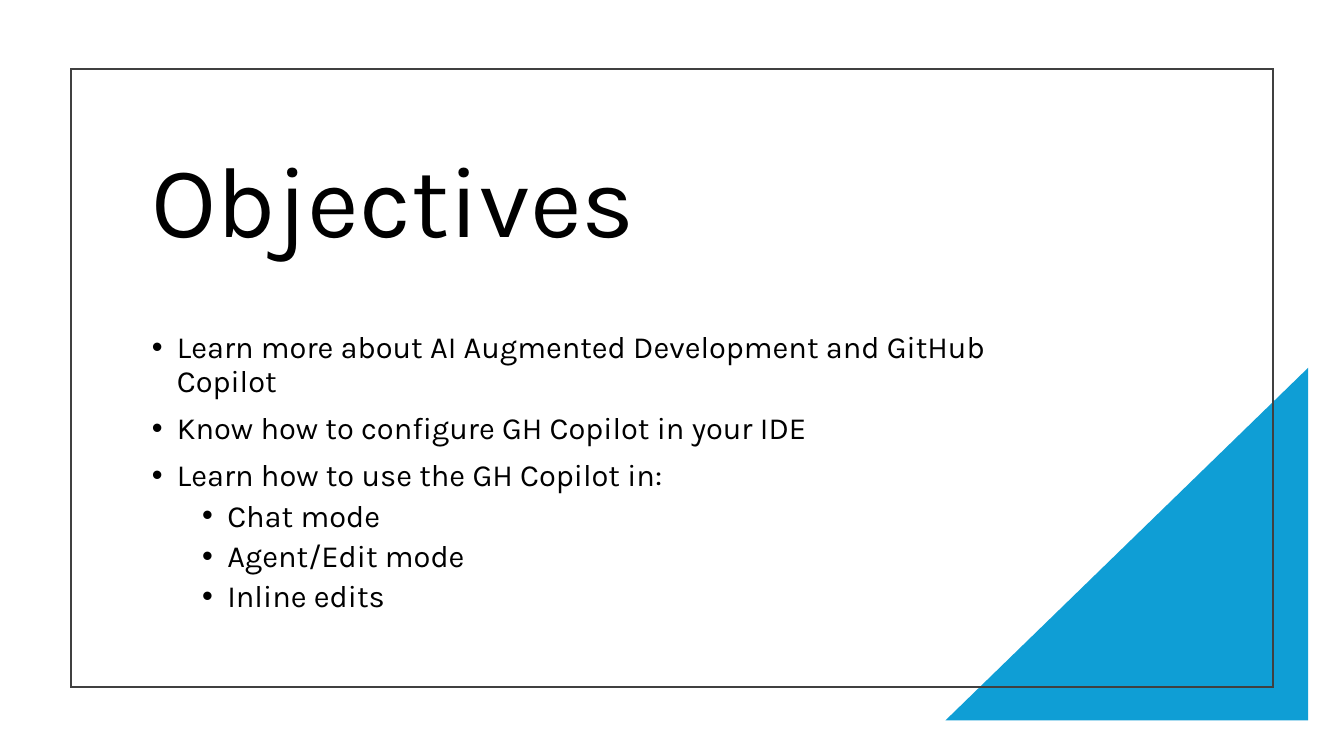
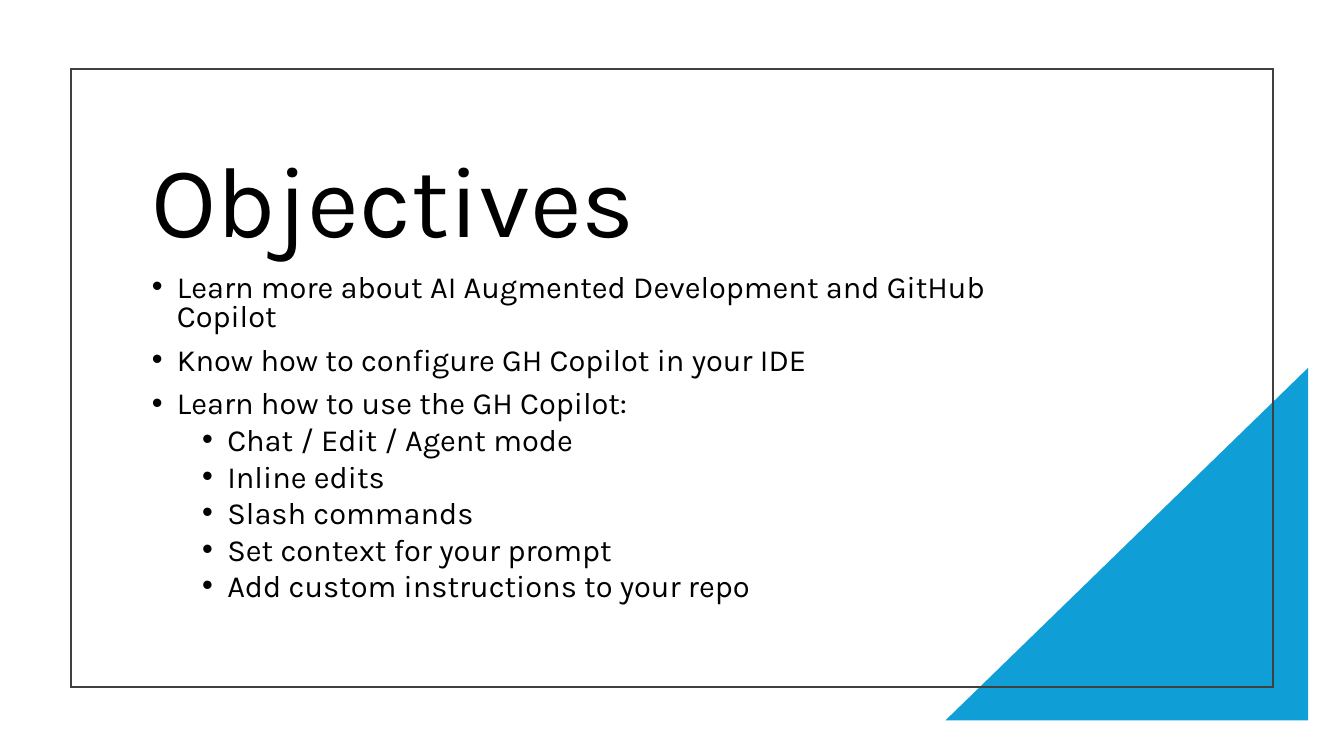
Before and after one commit to blarojo/code-dojo, a slide deck: slide 2 of Code Dojo - GitHub copilot.pptx. Drawn at 1344x756 pixels with LibreOffice and Linux fonts; fonts in the diff are those of the drawing. Boxes give left, top, right and bottom in pixels: in the first picture for what was removed or moved away, otherwise in the second. Text is boxed around its words. In the diff, an @@ line names an element or a change of style, - is before the commit and + after.

Commit message:
Updating slides

```diff
--- a/Code Dojo - GitHub copilot.pptx
+++ b/Code Dojo - GitHub copilot.pptx
@@ text "Learn more about AI Augmented ...": place and size @@
-text "Learn more about AI Augmented ..." at (177, 337, 985, 608)
+text "Learn more about AI Augmented ..." at (177, 277, 985, 605)
@@ text at (177, 277, 985, 489): line spacing 0.9 to 0.8 @@
@@ text at (177, 393, 627, 459): text changed @@
-• Learn how to use the GH Copilot in:
-  • Chat mode
-  • Agent/Edit mode
+• Learn how to use the GH Copilot:
+  • Chat / Edit / Agent mode
@@ text at (227, 503, 750, 605): paragraphs added @@
+  • Slash commands
+  • Set context for your prompt
+  • Add custom instructions to your repo
```
Also in this commit, not shown: 1 slide added.
